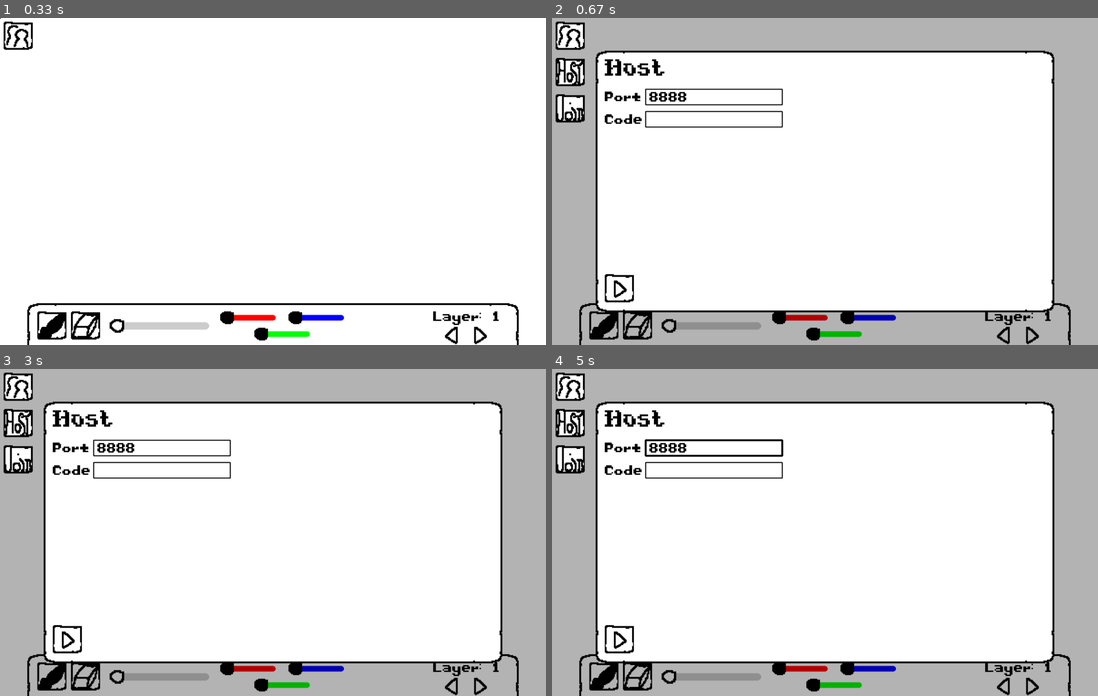
Above: before the commit, frames 1-4 (two rows, left to right).
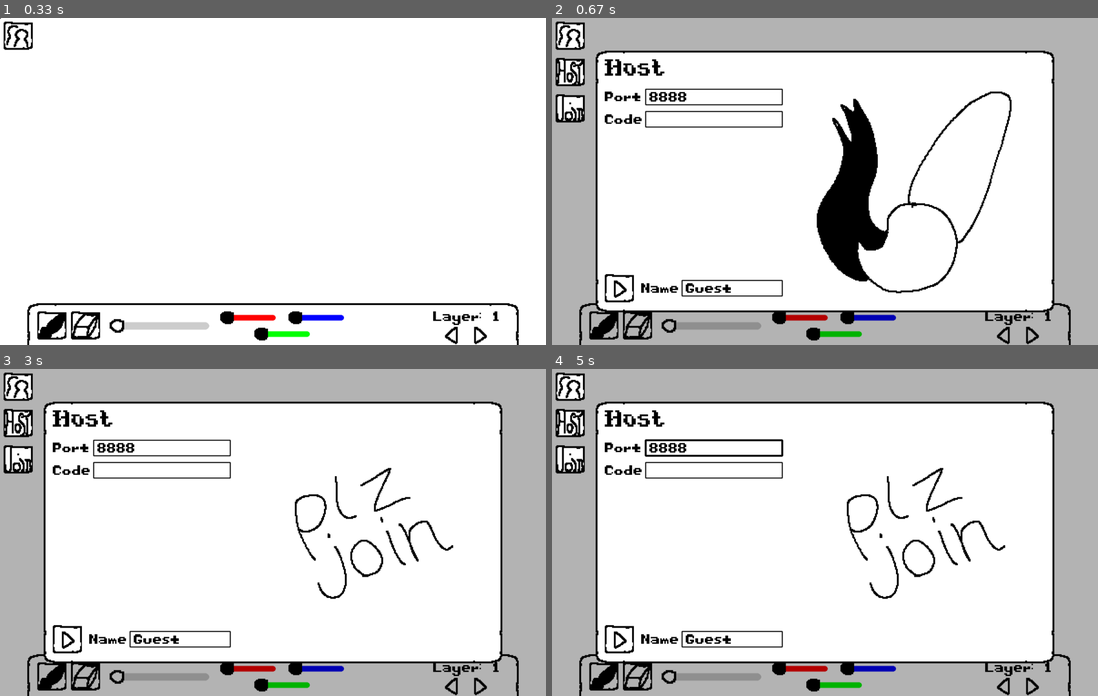
Above: after the commit, the same moments.

Repository: lolcerdef/drawingBoardThingy
Game: LÖVE game, started from main.lua
The game is run twice, just before and just after one commit, with the same random seed, the same clock (stepped at 60 frames per second) and the same inputs.
Inputs (mouse positions are in pixels of both pictures, inside the frame that each line leads up to):
- Up to frame 1 (0.33 s): no input
- Up to frame 2 (0.67 s): press the mouse at (568, 37) at 0.37 s; move the mouse to (612, 83) at 0.47 s; release the mouse at (655, 132) at 0.6 s
- Up to frame 3 (3 s): press the mouse at (16, 388) at 0.7 s; move the mouse to (152, 404) at 0.8 s; release the mouse at (283, 421) at 0.93 s; press the mouse at (49, 676) at 1.03 s; move the mouse to (125, 571) at 1.13 s; release the mouse at (196, 463) at 1.27 s; press the mouse at (453, 682) at 1.37 s; move the mouse to (343, 617) at 1.47 s; release the mouse at (240, 548) at 1.6 s; press the mouse at (453, 682) at 1.7 s; move the mouse to (294, 614) at 1.8 s; release the mouse at (136, 545) at 1.93 s; press the mouse at (453, 682) at 2.03 s; move the mouse to (316, 666) at 2.13 s; release the mouse at (174, 650) at 2.27 s; press the mouse at (158, 676) at 2.37 s; move the mouse to (125, 568) at 2.47 s; release the mouse at (98, 460) at 2.6 s; press the mouse at (16, 388) at 2.7 s; move the mouse to (191, 418) at 2.8 s; release the mouse at (365, 447) at 2.93 s
- Up to frame 4 (5 s): press the mouse at (715, 470) at 3.03 s; move the mouse to (754, 552) at 3.13 s; release the mouse at (792, 633) at 3.27 s; press the mouse at (710, 676) at 3.37 s; move the mouse to (677, 594) at 3.47 s; release the mouse at (644, 509) at 3.6 s; type "an" at 4.17 s; type "n" at 4.37 s; tap Enter at 4.5 s; click "8888" at 4.72 s

Frame 1 is identical in both runs. In frame 2, 5.2% of the frame differs, in the area x 16-85%, y 22-86%; in frame 3, 1.4%; in frame 4, 1.4%.

Commit message:
some more ui things

Diff:
--- a/main.lua
+++ b/main.lua
@@ -2,6 +2,9 @@
 enet = require 'enet'
 
 function love.load()
+	math.randomseed(os.time())
+	math.random()
+
 	love.keyboard.setKeyRepeat(true)
 	love.graphics.setLineJoin('bevel')
 	love.graphics.setLineStyle('smooth')
@@ -58,6 +61,8 @@
 	port = 8888
 	joinAddress = 'localhost'
 	code = ''
+	name = 'Guest'
+	ranImg = nil
 end
 
 function resetTool()
@@ -265,10 +270,7 @@
 			love.graphics.print('Host', 116, 86, 0, 1.5, 1.5)
 			love.graphics.setFont(fonts.main)
 			love.graphics.print('Port', 116, 162, 0, 1, 1)
-			port = ui.textBox(tostring(port), 206, 157, 300, 34)
-			if tonumber(port) then
-				port = tonumber(port)
-			end
+			port = tonumber(ui.textBox(tostring(port), 206, 157, 300, 34, '%d'))
 
 			love.graphics.print('Code', 116, 212, 0, 1, 1)
 			code = ui.textBox(code, 206, 206, 300, 34)
@@ -279,29 +281,29 @@
 			joinAddress = ui.textBox(joinAddress, 265, 157, 241, 34)
 
 			love.graphics.print('Port', 116, 212, 0, 1, 1)
-			port = ui.textBox(tostring(port), 265, 206, 241, 34, '%d')
-			if tonumber(port) then
-				port = tonumber(port)
-			end
+			port = tonumber(ui.textBox(tostring(port), 265, 206, 241, 34, '%d'))
 
 			love.graphics.print('Code', 116, 262, 0, 1, 1)
 			code = ui.textBox(code, 265, 255, 241, 34)
 		end
 
+		love.graphics.print('Name', 116 + 80, 584, 0, 1, 1)
+		name = ui.textBox(name, 206 + 80, 578, 220, 34)
 		ui.button(116, 564, nil, sprites.icons.right, nil, function()
 
 		end)
+		ui.button(564, 112, {0,0,0,0}, ranImg)
 	end
 
 	ui.button(8, 8, nil, sprites.icons.multiplayer, nil, function()
 		multiplayerDialog = not multiplayerDialog
 		if multiplayerDialog then
 			love.mouse.setCursor(cursors.cursor)
+			ranImg = sprites.random[math.random(1,5)]
 		else
 			love.mouse.setCursor(cursors[tool])
 		end
 	end)
-
 	ui.pendingText = ''
 	ui.pendingBackspaces = 0
 	mouse.pressed = false
--- a/preload/fonts.lua
+++ b/preload/fonts.lua
@@ -2,5 +2,6 @@
 
 fonts.main = love.graphics.newFont("assets/fonts/main.ttf", 30)
 fonts.title = love.graphics.newFont("assets/fonts/title.ttf", 30)
+fonts.num = love.graphics.newFont("assets/fonts/title.ttf", 30)
 
 return fonts
--- a/preload/sprites.lua
+++ b/preload/sprites.lua
@@ -20,5 +20,9 @@
 	copy = love.graphics.newImage('assets/sprites/icons/copy.png'),
 	paste = love.graphics.newImage('assets/sprites/icons/paste.png'),
 }
+sprites.random = {}
+for i = 0, 4 do
+	table.insert(sprites.random, love.graphics.newImage('assets/sprites/random/'..i..'.png'))
+end
 
 return sprites
Binary file added: assets/fonts/num.ttf
Binary file added: assets/sprites/random/0.png
Binary file added: assets/sprites/random/1.png
Binary file added: assets/sprites/random/2.png
Binary file added: assets/sprites/random/3.png
Binary file added: assets/sprites/random/4.png
